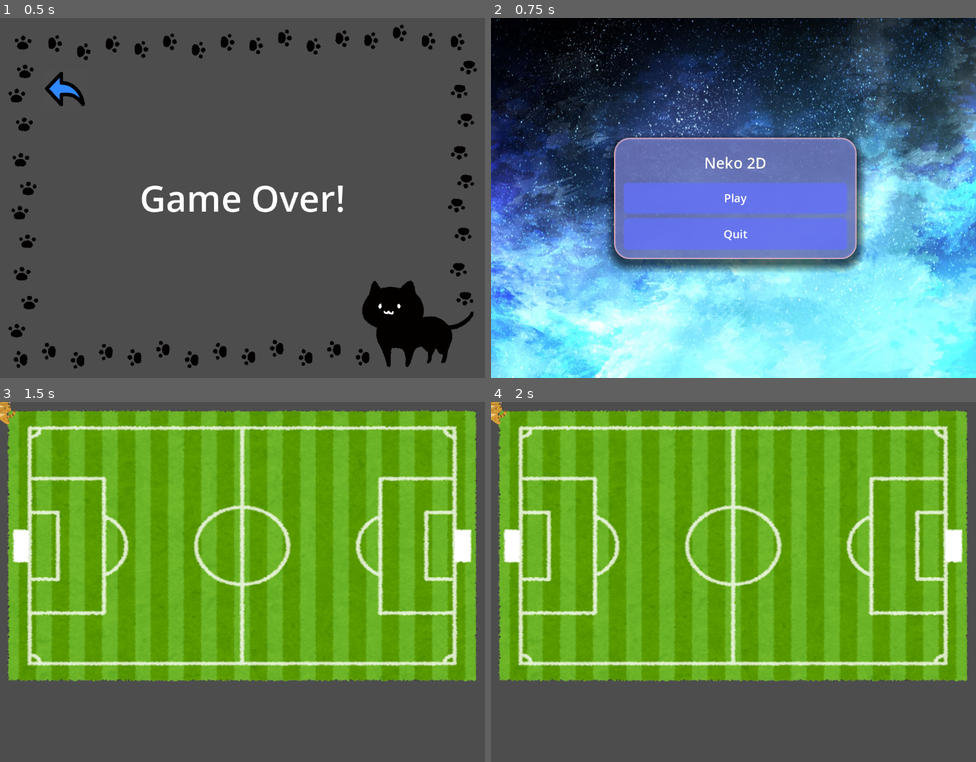
Above: before the commit, frames 1-4 (two rows, left to right).
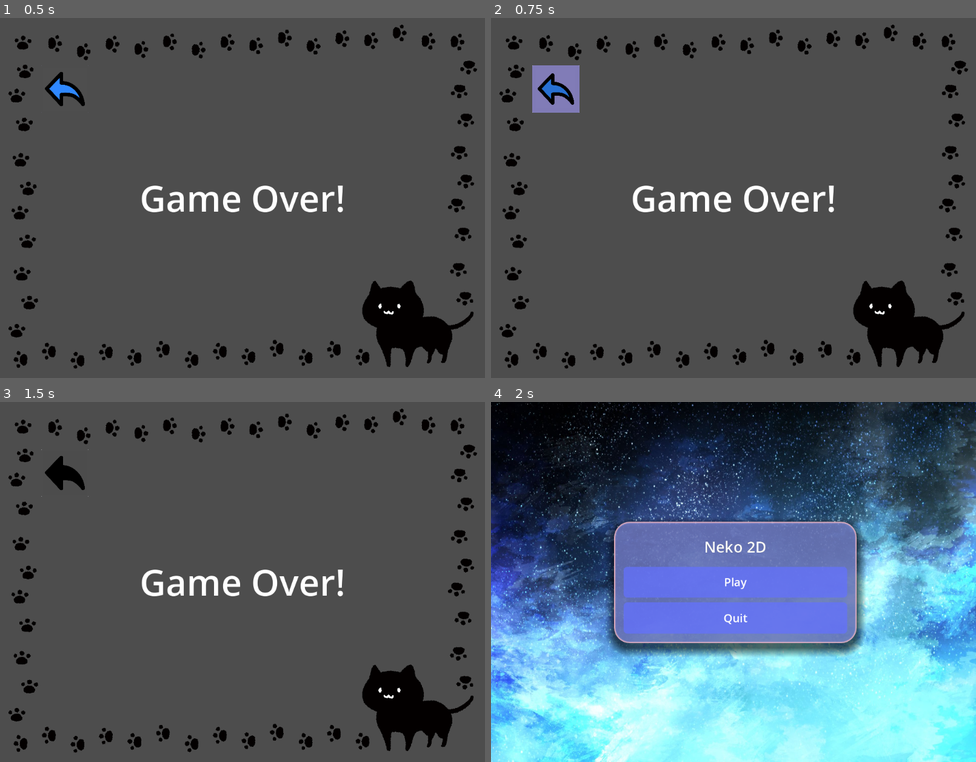
Above: after the commit, the same moments.

Repository: Youho1/Neko2D
Game: Godot game, scene res://Scene/result_menu/result_menu.tscn
The game is run twice, just before and just after one commit, with the same random seed, the same clock (stepped at 60 frames per second) and the same inputs. The project has no main scene, so this scene is started directly.
Inputs (mouse positions are in pixels of both pictures, inside the frame that each line leads up to):
- Up to frame 1 (0.5 s): no input
- Up to frame 2 (0.75 s): click (554, 90) at 0.5 s
- Up to frame 3 (1.5 s): click (242, 582) at 1.25 s, where only the run before the commit has a clickable "Play"
- Up to frame 4 (2 s): no input

Frame 1 is identical in both runs. In frame 2, 99% of the frame differs, in the area x 0-100%, y 0-100%; in frame 3, 76%; in frame 4, 100%.

Commit message:
back to title ボタンを押すと効果音が鳴るようにした

Diff:
--- a/Neko2D/Code/ResultMenu/Result.gd
+++ b/Neko2D/Code/ResultMenu/Result.gd
@@ -5,14 +5,22 @@
 func _ready():
 	pass # Replace with function body.
 
-
 # Called every frame. 'delta' is the elapsed time since the previous frame.
 func _process(delta):
 	pass
 
 
+func _on_button_pressed():
+	$"../Sound/Button".play()
+	await WaitForSeconds(1.0)
+	get_tree().change_scene_to_file("res://Scene/MainMenu/main_menu.tscn")
+	pass # Replace with function body.
 
 
-func _on_button_pressed():
-	get_tree().change_scene_to_file("res://Scene/MainMenu/main_menu.tscn")
+func _on_button_mouse_entered():
+	#$"../Sound/Button".play()
 	pass # Replace with function body.
+
+func WaitForSeconds(time):
+	var timer = self.get_tree().create_timer(time)
+	await timer.timeout
--- a/Neko2D/Scene/result_menu/result_menu.tscn
+++ b/Neko2D/Scene/result_menu/result_menu.tscn
@@ -7,6 +7,7 @@
 [ext_resource type="AudioStream" uid="uid://8b0thna8b74q" path="res://SEorBGM/win.mp3" id="5_5sebl"]
 [ext_resource type="Script" path="res://Code/ResultMenu/ResultSound.gd" id="5_sdvrl"]
 [ext_resource type="AudioStream" uid="uid://c6jxx11fynavu" path="res://SEorBGM/game_over.mp3" id="6_x032p"]
+[ext_resource type="AudioStream" uid="uid://dbk81apt7hysq" path="res://SEorBGM/button_SE.mp3" id="8_t4e0y"]
 
 [node name="Result_menu" type="Node"]
 
@@ -71,4 +72,8 @@
 [node name="GameOver" type="AudioStreamPlayer2D" parent="Sound"]
 stream = ExtResource("6_x032p")
 
+[node name="Button" type="AudioStreamPlayer2D" parent="Sound"]
+stream = ExtResource("8_t4e0y")
+
+[connection signal="mouse_entered" from="CanvasLayer/result/PanelContainer/MarginContainer/Button" to="CanvasLayer" method="_on_button_mouse_entered"]
 [connection signal="pressed" from="CanvasLayer/result/PanelContainer/MarginContainer/Button" to="CanvasLayer" method="_on_button_pressed"]
Not shown: 1 places in Neko2D/Scene/result_menu/result_menu.tscn that only renumber resources
